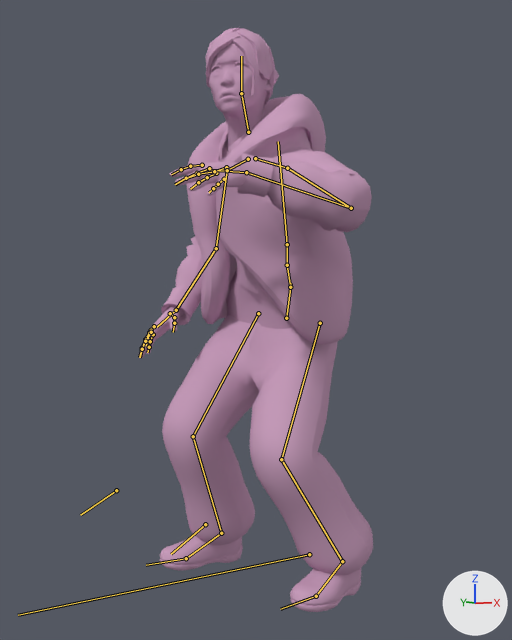
The Blender file assets/hobo.blend: old version first, new version second.
Before and after are seen from a 50 mm lens placed at (28.8, 34.07, 3.0), pointed at (29.93, 36.21, 2.88). The lights are fixed; the arrows at lower right show +X, +Y and +Z. Both versions are drawn at frame 141 of the action 'trailer5'; the numbers are the values there. The bones that bend it are drawn over the model as lines.

Names of what the first picture shows: 'hoboMesh'.
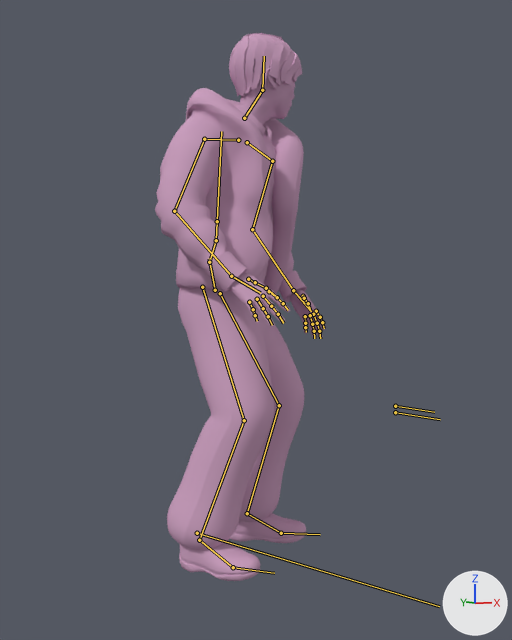
Commit message: WIP trailer animations.

Boxes (x1, y1, x2, y2) around the edits, measured in the pictures (512 x 640 px):
'hoboMesh', posed (27% narrower, 6% shorter)
    before: (139, 28, 373, 612)
    after: (155, 33, 325, 581)
bone 'root', root to tip
    before: (309, 554) to (18, 615)
    after: (197, 533) to (439, 606)
bone 'pelvis', root to tip
    before: (286, 318) to (291, 283)
    after: (215, 290) to (209, 258)
bone 'neck_01', root to tip
    before: (248, 132) to (241, 93)
    after: (244, 118) to (262, 90)
bone 'head', root to tip
    before: (241, 93) to (241, 56)
    after: (262, 90) to (264, 56)

The edits, one by one:
Bone 'root' (bone_root) moves from (-30.165, -36.241, 1.986) to (-29.889, -36.639, 1.986).
Bone 'root' (bone_root) turns from (0, 0, -90) to (0, 0, 23) degrees about its own x, y and z.
Bone 'pelvis' (bone_pelvis) moves from (0.0, -0.183, 0.047) to (0.0, -0.09, 0.08).
Bone 'pelvis' (bone_pelvis) turns from (15, 28, 3) to (6, 28, 3) degrees about its own x, y and z.
Bone 'neck_01' (bone_neck_01) turns from (-30, 34, -25) to (-13, 42, -27) degrees about its own x, y and z.
Bone 'head' (bone_head) turns from (0, -1, 0) to (0, 13, 0) degrees about its own x, y and z.
Bone 'hand_ik_r' (bone_hand_ik_r) moves from (-0.209, 0.196, 0.448) to (-0.118, 0.124, 0.354).
Bone 'hand_ik_l' (bone_hand_ik_l) moves from (10.899, -21.558, -39.621) to (11.472, -21.856, -40.452).
Bone 'hand_ik_l' (bone_hand_ik_l) turns from (103, -4, 42) to (-10, -23, -16) degrees about its own x, y and z.
Bone 'foot_ik_l' (bone_foot_ik_l) moves from (29.267, -32.183, 17.492) to (29.199, -32.716, 17.76).
Bone 'foot_ik_l' (bone_foot_ik_l) turns from (13, 30, 69) to (14, -19, -49) degrees about its own x, y and z.
Bone 'foot_ik_r' (bone_foot_ik_r) moves from (30.529, -34.12, 12.076) to (30.416, -34.075, 12.056).
Bone 'foot_ik_r' (bone_foot_ik_r) turns from (32, 22, 89) to (1, -16, -31) degrees about its own x, y and z.
